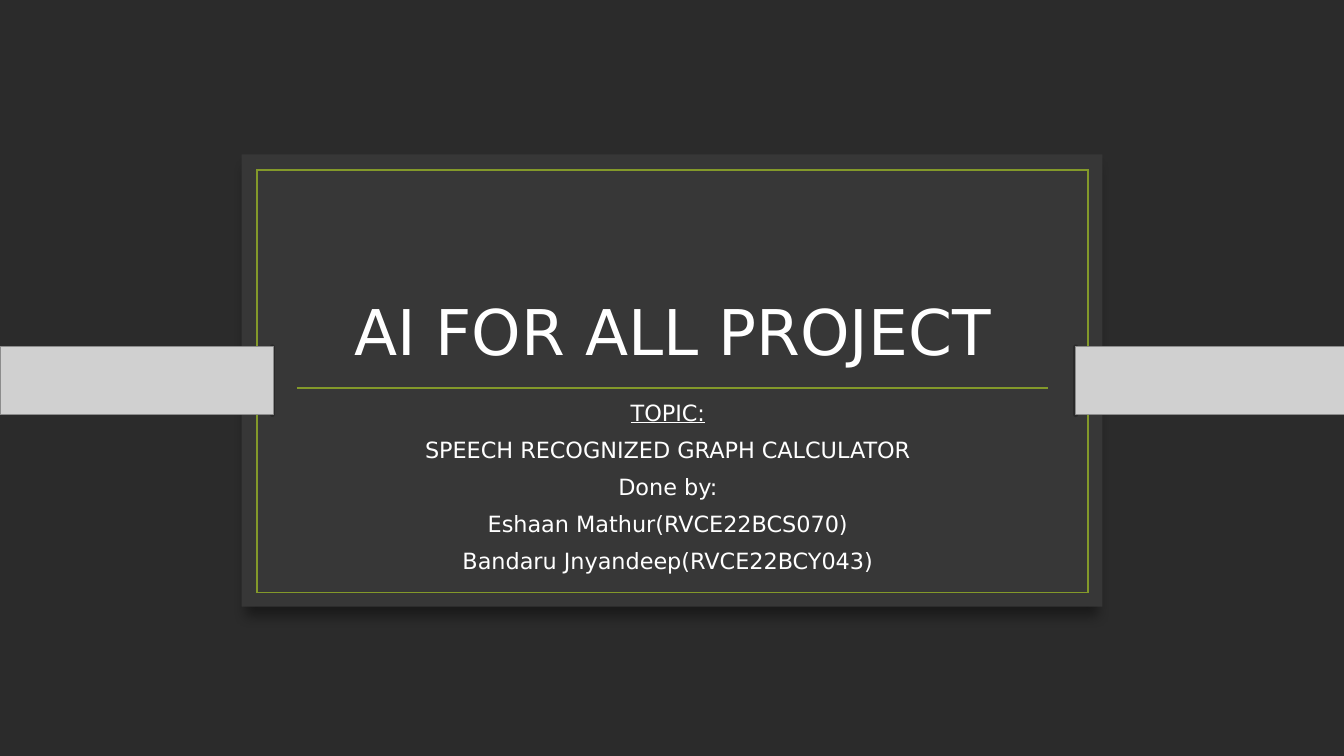
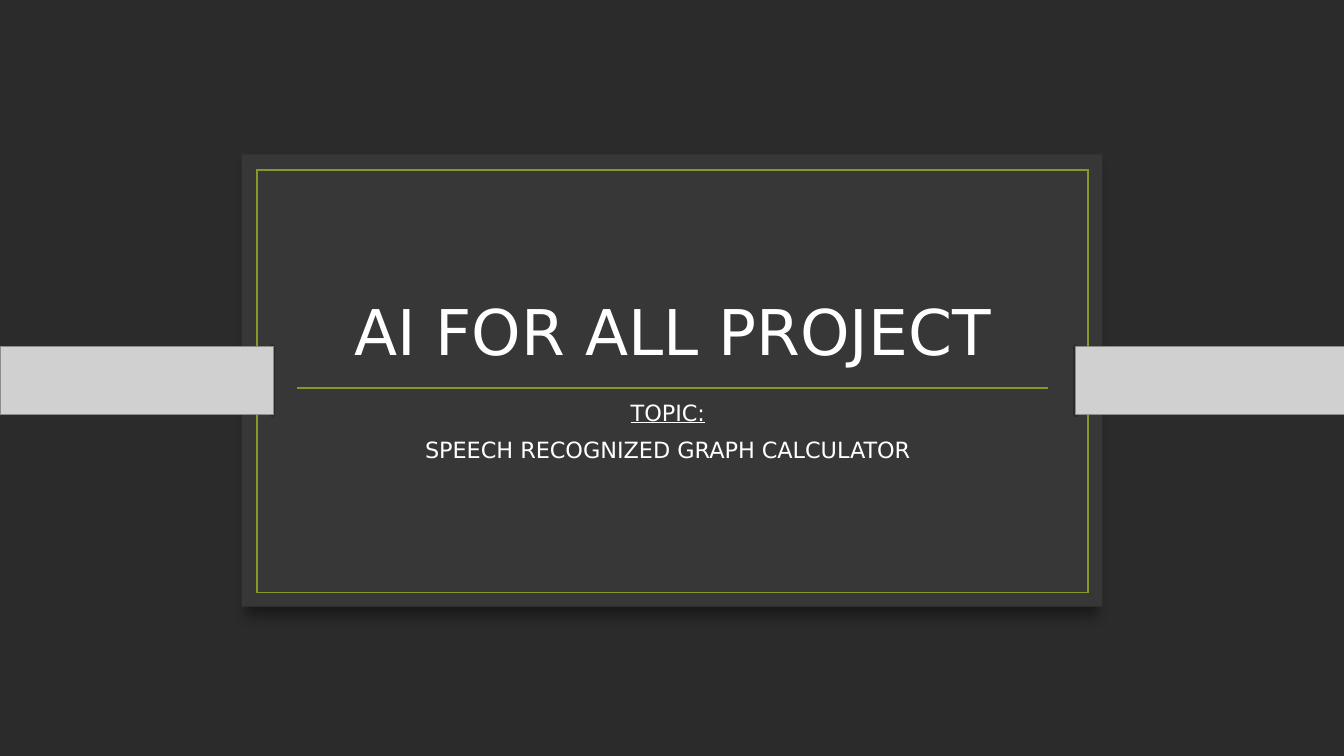
Before and after one commit to JDeep1234/machine-learning-projects-reports, a slide deck: slide 1 of voice recognised graph calculator.pptx. Drawn at 1344x756 pixels with LibreOffice and Linux fonts; fonts in the diff are those of the drawing; grey boxes stand for pictures; background and template pictures are left out; a plain dark background stands for a picture behind light text. Boxes give left, top, right and bottom in pixels: in the first picture for what was removed or moved away, otherwise in the second. Text is boxed around its words. In the diff, an @@ line names an element or a change of style, - is before the commit and + after.

```diff
--- a/voice recognised graph calculator.pptx
+++ b/voice recognised graph calculator.pptx
@@ subtitle at [462, 478, 873, 574]: paragraphs removed @@
-Done by:
-Eshaan Mathur(RVCE22BCS070)
-Bandaru Jnyandeep(RVCE22BCY043)
```
